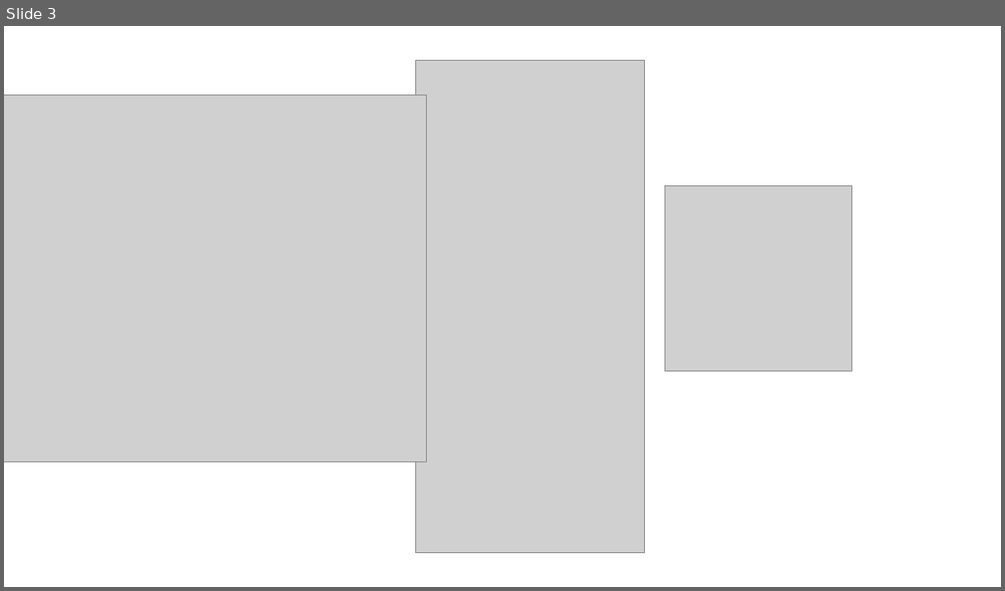
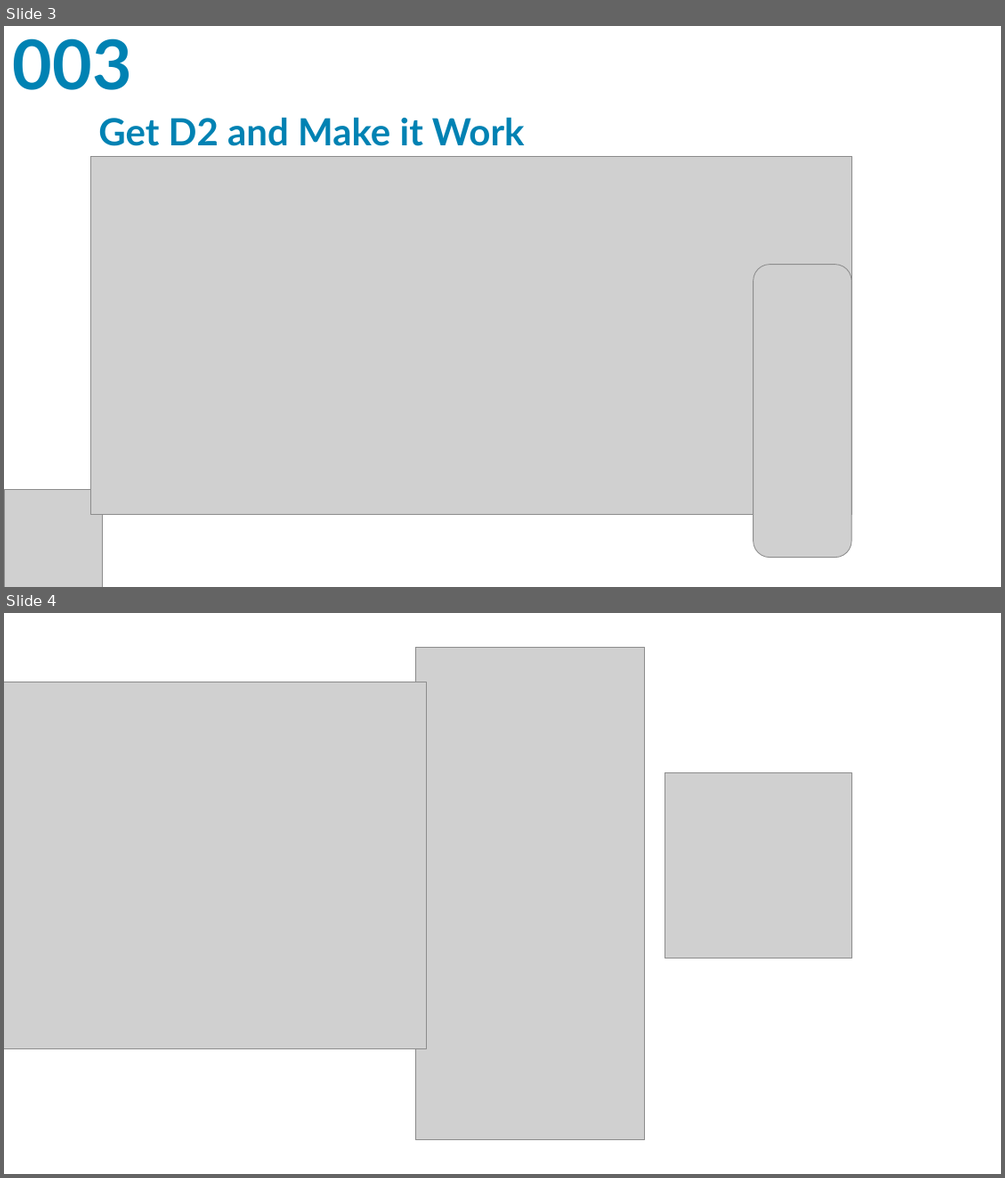
Before and after one commit to yasenstar/learn_d2, a slide deck: d2_tutorial.pptx. Shown one above the other, each under a label of ours: slide 3 before the commit, slides 3 and 4 after it. The pictures are 1005x591 and 1005x1178 pixels, drawn with LibreOffice and Linux fonts; fonts in the diff are those of the drawing; grey boxes stand for pictures; background and template pictures are left out. Boxes give left, top, right and bottom in pixels: in the first picture for what was removed or moved away, otherwise in the second. Text is boxed around its words. In the diff, an @@ line names an element or a change of style, - is before the commit and + after.

Commit message:
add 001

```diff
--- a/d2_tutorial.pptx
+++ b/d2_tutorial.pptx
@@ slide 3 added at box(4, 26, 1001, 587), background picture (left out) @@
@@ text added at box(13, 38, 132, 90), 66 pt, text #0083B3, bold @@
+003
@@ title added at box(98, 117, 525, 146), 36 pt, text #0083B3, bold @@
+Get D2 and Make it Work
@@ picture added at box(90, 157, 851, 515) @@
@@ picture added at box(753, 265, 851, 557) @@
@@ picture added at box(4, 490, 103, 587) @@
@@ what was slide 3 is now slide 4 @@
```
